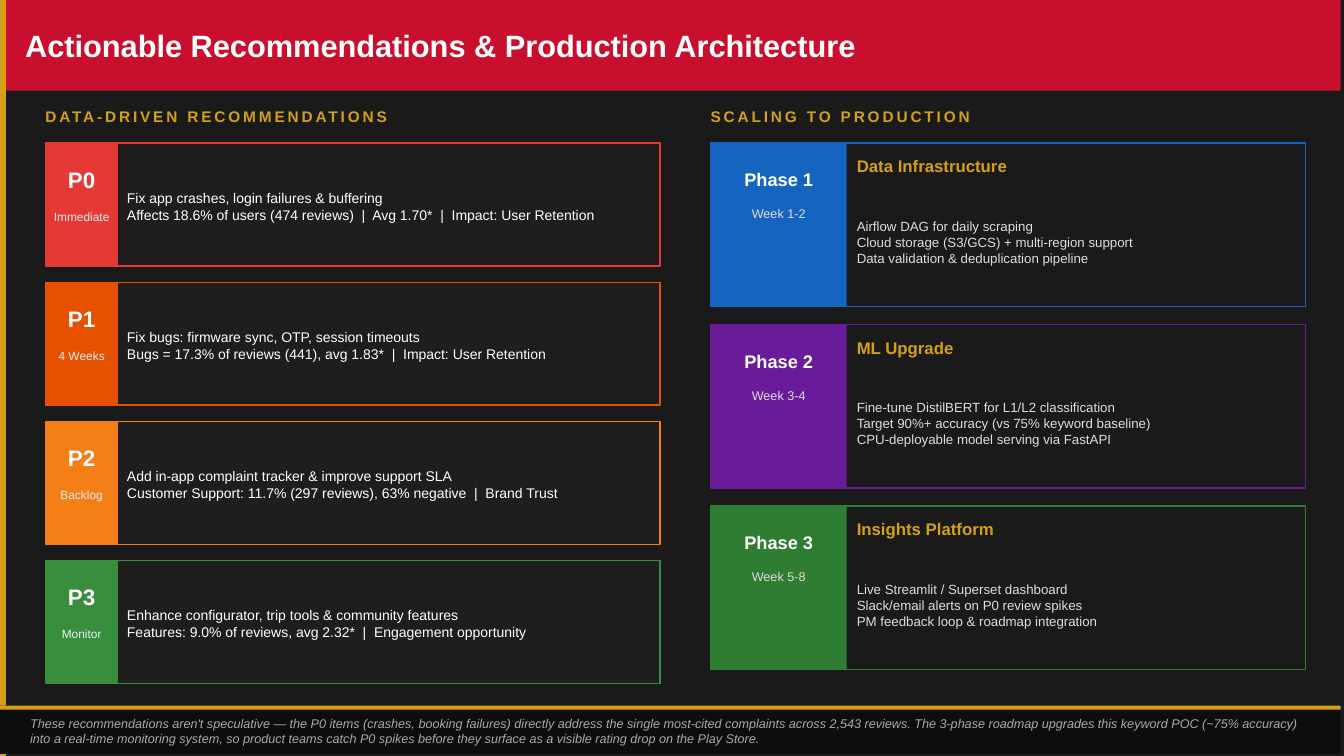
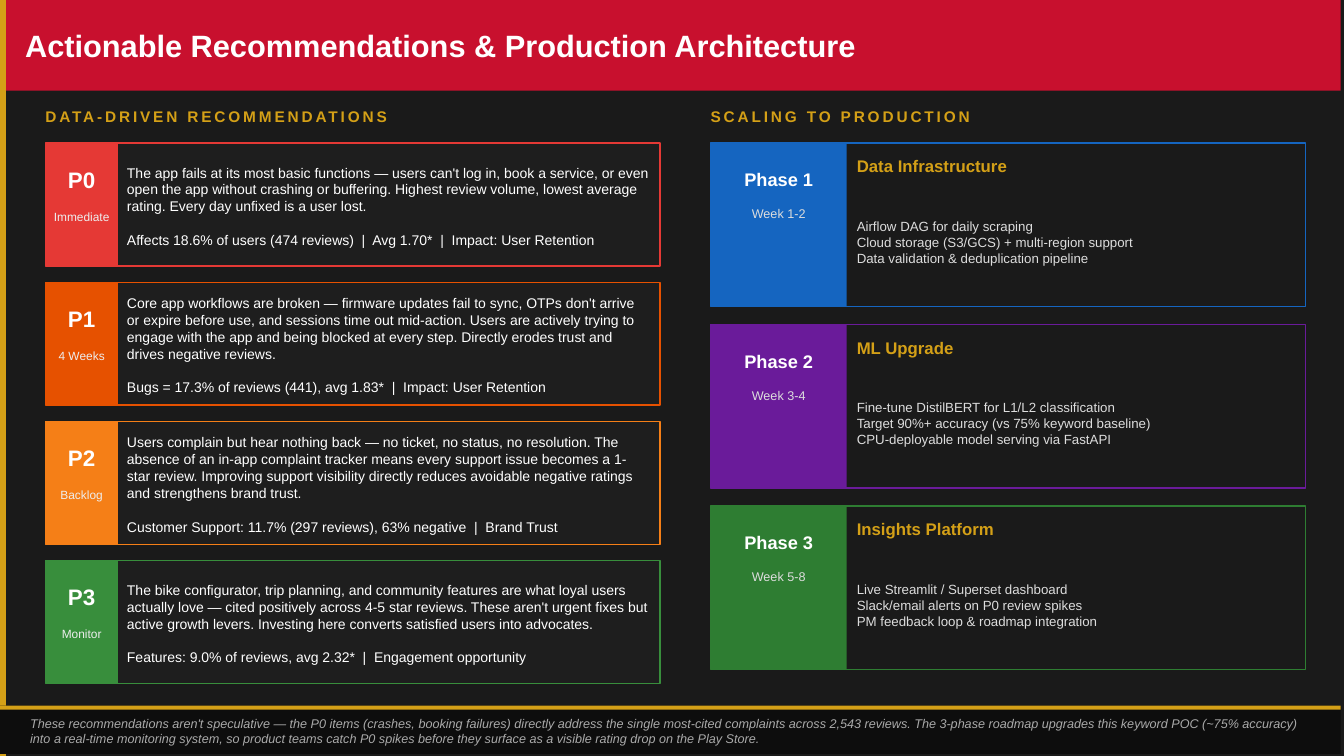
Before and after one commit to Muthukumaran2098/royal-enfield-review-analysis, a slide deck: slide 6 of Royal_Enfield_Review_Analysis/outputs/Royal_Enfield_App_Review_Analysis.pptx (slide 5 before the commit). Drawn at 1344x756 pixels with LibreOffice and Linux fonts; fonts in the diff are those of the drawing. Boxes give left, top, right and bottom in pixels: in the first picture for what was removed or moved away, otherwise in the second. Text is boxed around its words. In the diff, an @@ line names an element or a change of style, - is before the commit and + after.

```diff
--- a/Royal_Enfield_Review_Analysis/outputs/Royal_Enfield_App_Review_Analysis.pptx
+++ b/Royal_Enfield_Review_Analysis/outputs/Royal_Enfield_App_Review_Analysis.pptx
@@ text at (127, 168, 648, 214): text changed @@
-Fix app crashes, login failures & buffering
+The app fails at its most basic functions — users can't log in, book a service, or even open the app without crashing or buffering. Highest review volume, lowest average rating. Every day unfixed is a user lost.
@@ text at (127, 298, 635, 362): text changed @@
-Fix bugs: firmware sync, OTP, session timeouts
+Core app workflows are broken — firmware updates fail to sync, OTPs don't arrive or expire before use, and sessions time out mid-action. Users are actively trying to engage with the app and being blocked at every step. Directly erodes trust and drives negative reviews.
@@ text at (127, 437, 633, 501): text changed @@
-Add in-app complaint tracker & improve support SLA
+Users complain but hear nothing back — no ticket, no status, no resolution. The absence of an in-app complaint tracker means every support issue becomes a 1-star review. Improving support visibility directly reduces avoidable negative ratings and strengthens brand trust.
@@ text at (127, 585, 647, 632): text changed @@
-Enhance configurator, trip tools & community features
+The bike configurator, trip planning, and community features are what loyal users actually love — cited positively across 4-5 star reviews. These aren't urgent fixes but active growth levers. Investing here converts satisfied users into advocates.
```
Also in this commit, not shown: 1 other slide changed, 1 slide added.
